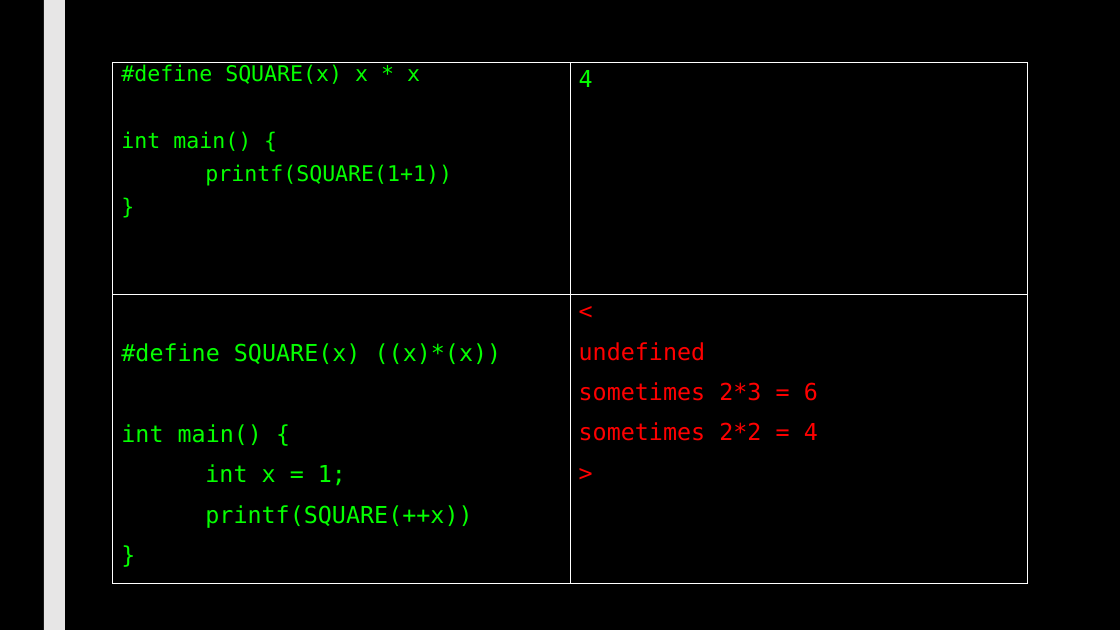
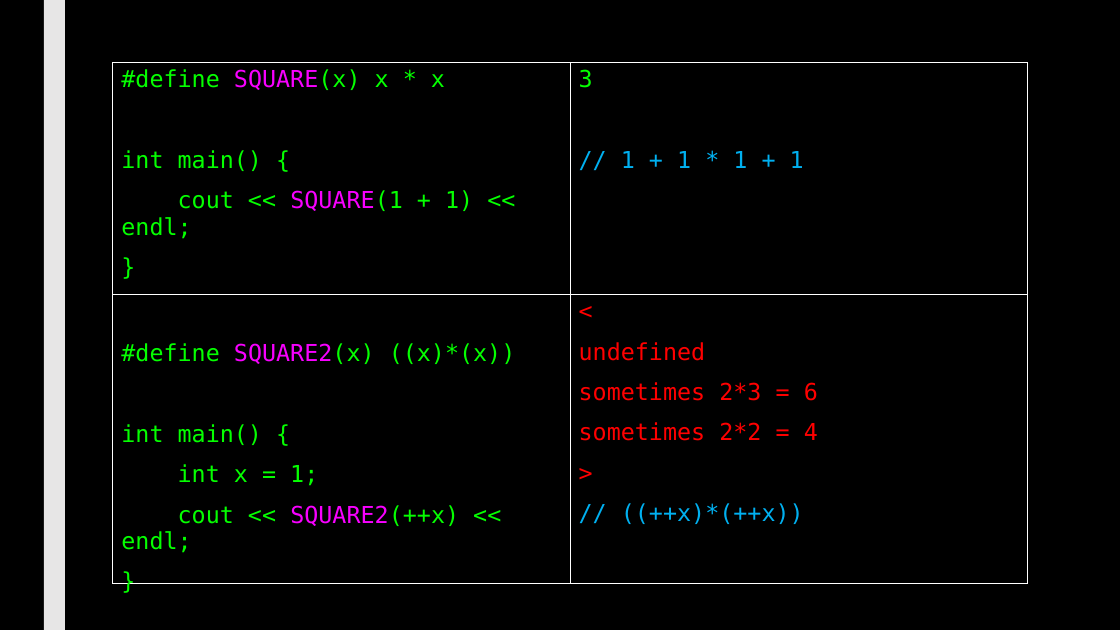
Before and after one commit to max7patek/metaprogramming, a slide deck: slide 16 of slides/08-CompileTimeComputation.pptx (slide 15 before the commit). Drawn at 1120x630 pixels with LibreOffice and Linux fonts; fonts in the diff are those of the drawing. Boxes give left, top, right and bottom in pixels: in the first picture for what was removed or moved away, otherwise in the second. Text is boxed around its words. In the diff, an @@ line names an element or a change of style, - is before the commit and + after.

```diff
--- a/slides/08-CompileTimeComputation.pptx
+++ b/slides/08-CompileTimeComputation.pptx
@@ text in rectangle at (121, 69, 445, 171): size 18.5 to 20 pt in "#define SQUARE(x) x * x", "int main() {", "}"; text colour #05FF00 to #F800FF in "SQUARE(x)"; line spacing 0.74 to 0.94 @@
@@ text in rectangle at (579, 69, 804, 168): text changed; text colour #05FF00 to #00B0F0 @@
-4
+3
+// 1 + 1 * 1 + 1
@@ text in rectangle at (121, 190, 473, 239): text changed; size 18.5 to 20 pt @@
-printf(SQUARE(1+1))
+cout << SQUARE(1 + 1) << endl;
@@ text in rectangle at (121, 343, 516, 364): text changed @@
-#define SQUARE(x) ((x)*(x))
+#define SQUARE2(x) ((x)*(x))
@@ text in rectangle at (121, 505, 459, 553): text changed @@
-printf(SQUARE(++x))
+cout << SQUARE2(++x) << endl;
@@ text in rectangle at (621, 503, 804, 524): paragraph added @@
+// ((++x)*(++x))
```
Also in this commit, not shown: 14 other slides changed, 1 slide added.
